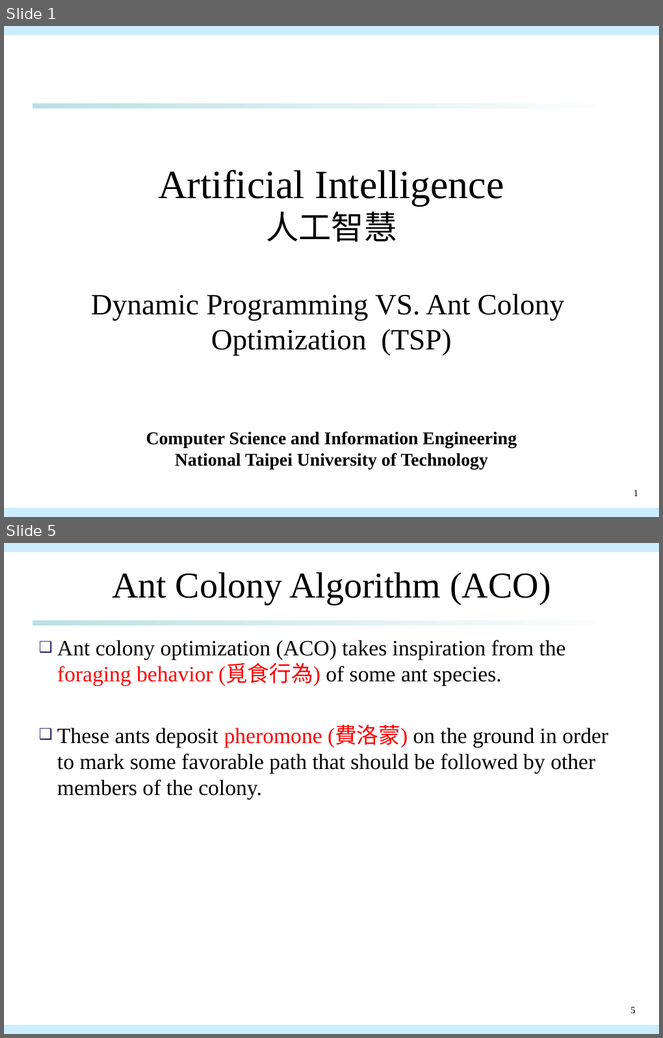
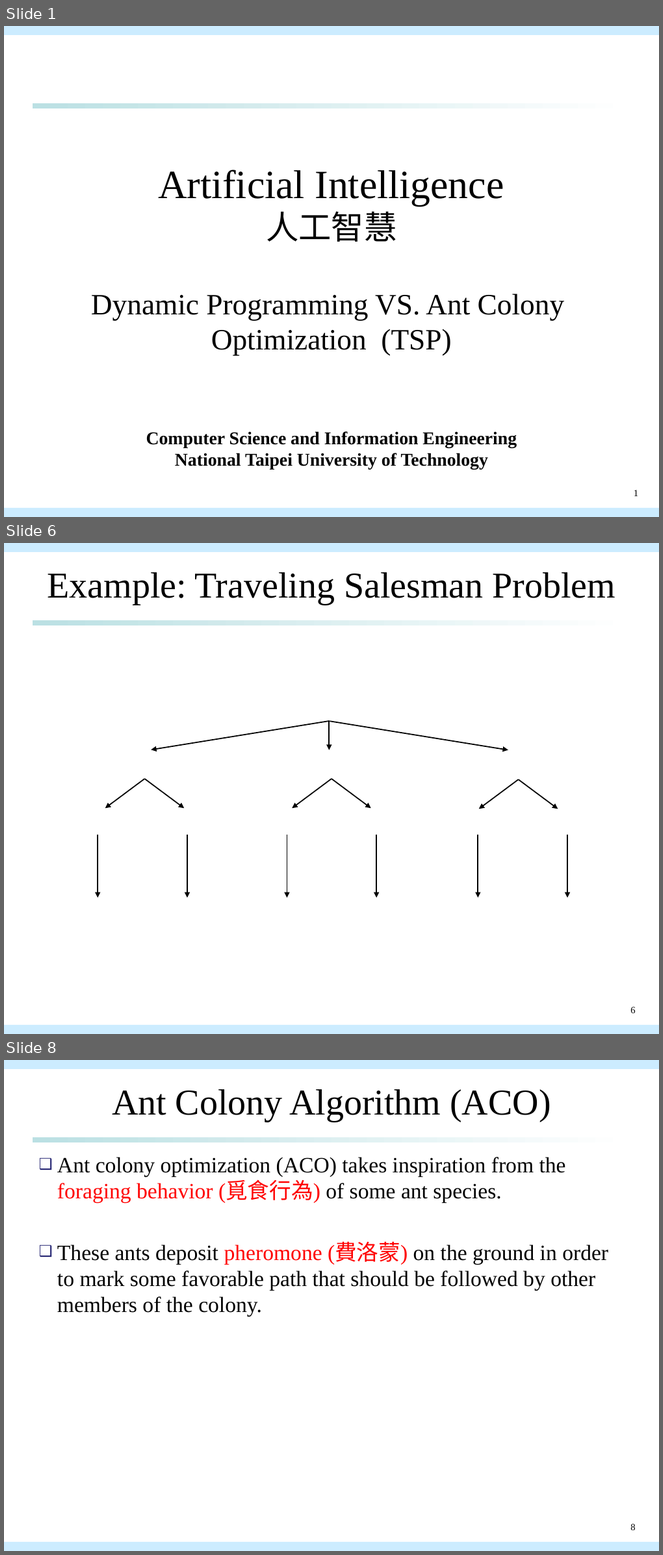
Before and after one commit to qwe8496516/AI_course, a slide deck: AI_presentation/aco_presentation.pptx. Shown one above the other, each under a label of ours: slides 1 and 5 before the commit, slides 1, 6 and 8 after it; the slides between them are not shown. The pictures are 663x1038 and 663x1555 pixels, drawn with LibreOffice and Linux fonts; fonts in the diff are those of the drawing; grey boxes stand for pictures. Boxes give left, top, right and bottom in pixels: in the first picture for what was removed or moved away, otherwise in the second. Text is boxed around its words. In the diff, an @@ line names an element or a change of style, - is before the commit and + after.

```diff
--- a/AI_presentation/aco_presentation.pptx
+++ b/AI_presentation/aco_presentation.pptx
@@ slide 6 added at [4, 543, 659, 1034], background #FFFFFF; not listed: 3 template elements that a slide beside it also shows @@
@@ title added at [48, 572, 616, 605], 40 pt, text #000000 @@
+Example: Traveling Salesman Problem
@@ arrow added from (330, 721) to (151, 750), #000000 1.25 pt @@
@@ arrow added from (329, 721) to (329, 750), #000000 1.25 pt @@
@@ arrow added from (330, 721) to (508, 750), #000000 1.25 pt @@
@@ arrow added from (145, 779) to (105, 808), #000000 1.25 pt @@
@@ arrow added from (145, 779) to (184, 808), #000000 1.25 pt @@
@@ arrow added from (332, 779) to (293, 808), #000000 1.25 pt @@
@@ arrow added from (332, 779) to (371, 808), #000000 1.25 pt @@
@@ arrow added from (518, 780) to (479, 809), #000000 1.25 pt @@
@@ arrow added from (518, 780) to (558, 809), #000000 1.25 pt @@
@@ arrow added from (98, 835) to (98, 898), #000000 1.25 pt @@
@@ arrow added from (187, 835) to (187, 898), #000000 1.25 pt @@
@@ arrow added from (287, 835) to (287, 898), #000000 1.25 pt @@
@@ arrow added from (377, 835) to (377, 898), #000000 1.25 pt @@
@@ arrow added from (478, 835) to (478, 898), #000000 1.25 pt @@
@@ arrow added from (568, 835) to (568, 898), #000000 1.25 pt @@
@@ page number added at [631, 1007, 635, 1014], 10.5 pt, text #000000 @@
+6
@@ what was slide 5 is now slide 8 @@
@@ page number at [631, 1524, 635, 1531]: text changed @@
-5
+8
```
Also in this commit, not shown: 7 slides changed, 7 other slides added, 1 other file.
